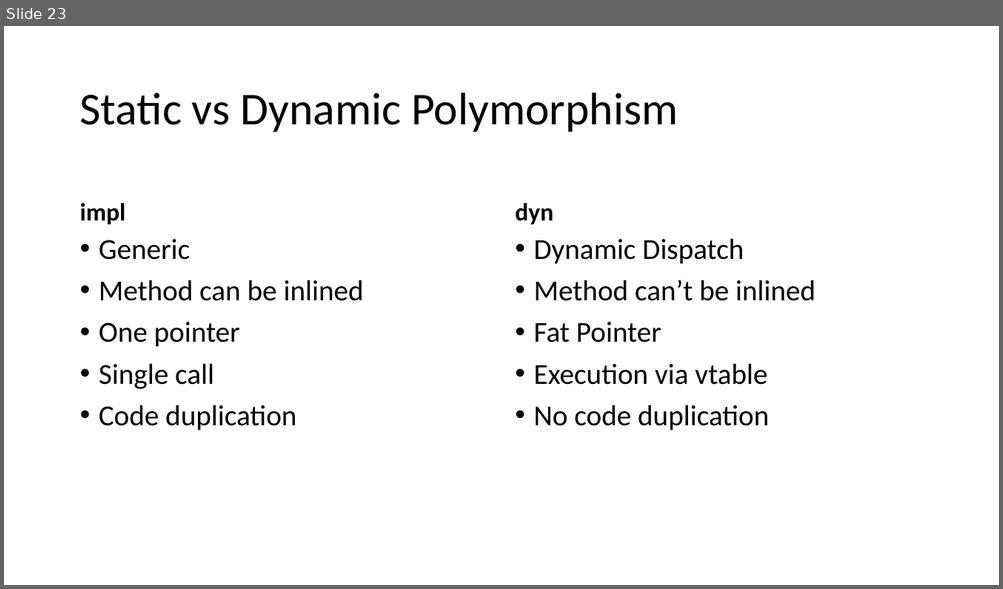
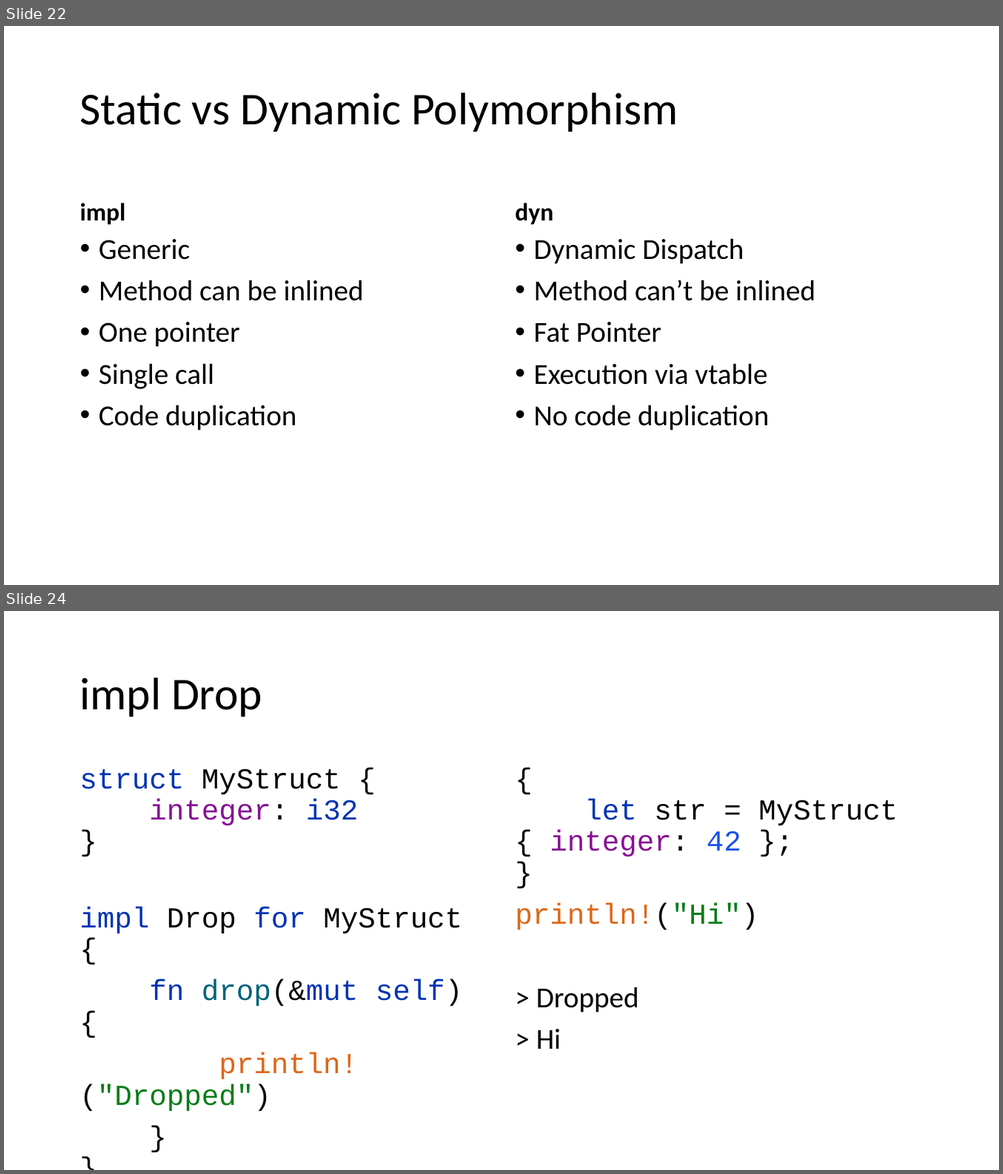
Before and after one commit to kugushev/course-rust-basics, a slide deck: src/06-OopFp/06-OopFp.pptx. Shown one above the other, each under a label of ours: slide 23 before the commit, slides 22 and 24 after it; the slides between them are not shown. The pictures are 1003x589 and 1003x1174 pixels, drawn with LibreOffice and Linux fonts; fonts in the diff are those of the drawing. Boxes give left, top, right and bottom in pixels: in the first picture for what was removed or moved away, otherwise in the second. Text is boxed around its words. In the diff, an @@ line names an element or a change of style, - is before the commit and + after.

```diff
--- a/src/06-OopFp/06-OopFp.pptx
+++ b/src/06-OopFp/06-OopFp.pptx
@@ slide 24 added at (4,611,999,1170), background #FFFFFF @@
@@ title added at (79,678,262,717), 44 pt, text #000000 @@
+impl Drop
@@ text added at (79,769,463,1111), 28 pt, text #0033B3 @@
+struct MyStruct {
+integer: i32
+}
+impl Drop for MyStruct {
+fn drop(&mut self) {
+println!("Dropped")
+}
+}
@@ text added at (515,799,897,1049), 28 pt, text #000000 @@
+{
+let str = MyStruct { integer: 42 };
+}
+println!("Hi")
+> Dropped
+> Hi
@@ what was slide 23 is now slide 22 @@
```
Also in this commit, not shown: 7 other slides added, 1 slide removed, 1 other file.
